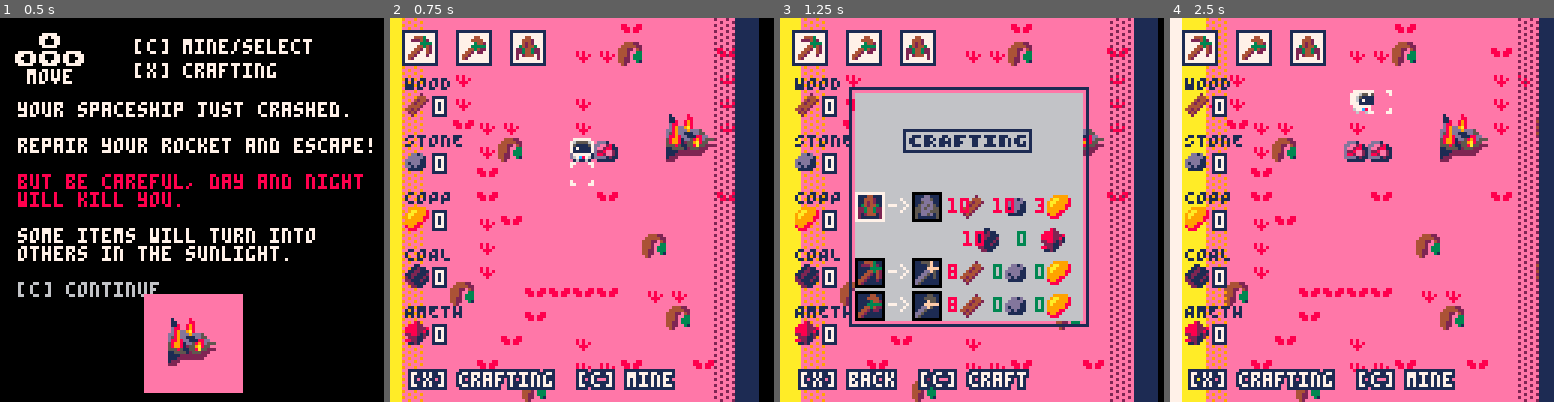
Above: before the commit, frames 1-4 (left to right).
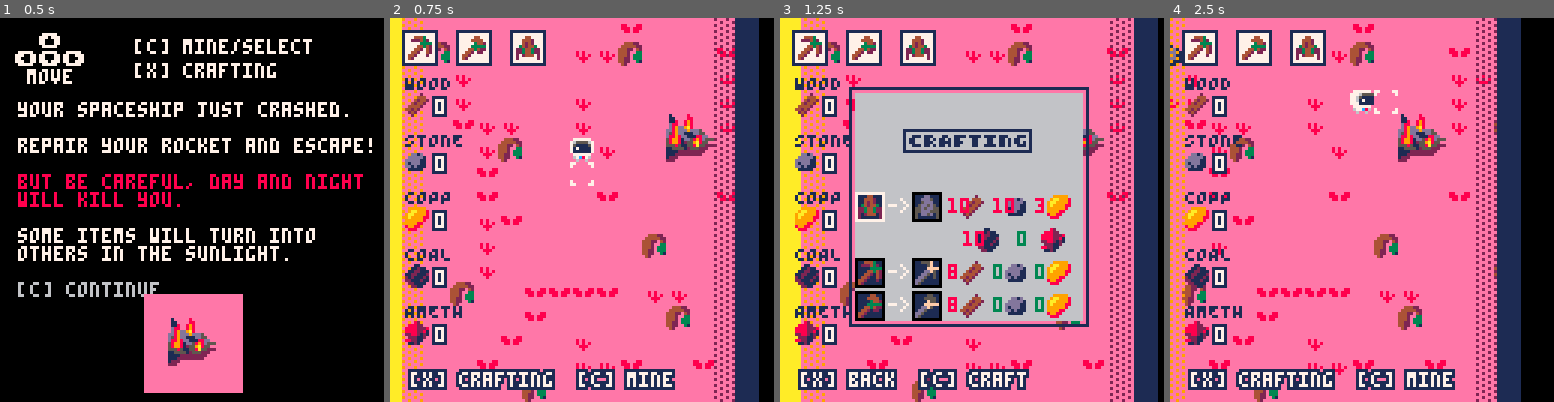
Above: after the commit, the same moments.

Repository: ARKANYOTA/ludumdare47
Game: PICO-8 cartridge arkanv1.p8
The game is run twice, just before and just after one commit, with the same random seed, the same clock (stepped at 60 frames per second) and the same inputs.
Inputs (mouse positions are in pixels of both pictures, inside the frame that each line leads up to):
- Up to frame 1 (0.5 s): tap X (X key) at 0.33 s
- Up to frame 2 (0.75 s): click (670, 121) at 0.67 s; tap O (Z key) at 0.7 s
- Up to frame 3 (1.25 s): tap X (X key) at 1.07 s; click (826, 267) at 1.22 s
- Up to frame 4 (2.5 s): hold Right 1.6-2.1 s; tap O (Z key) at 1.7, 2.1 s; click (1277, 114) at 1.77 s; tap X (X key) at 1.85 s; hold Up 2.15-2.42 s; click (1342, 259) at 2.32 s; hold Right from 2.47 s (still down)

Frame 1 is identical in both runs. In frame 2, 0.4% of the frame differs, in the area x 12-60%, y 6-38%; in frame 3, 0.1%; in frame 4, 33%, in the area x 0-100%, y 0-100%.

Commit message:
html + bin vers

Diff:
--- a/arkanv1.p8
+++ b/arkanv1.p8
@@ -94,7 +94,7 @@
 --init update
 function _init()
  poke(0x5f2d,1)
- menuitem(1,"unlock harder", hardmod)
+ menuitem(1,"unlk harder mode", hardmod)
  --stars
  nbstars=rnd(30)+50
  for i=0,nbstars do
@@ -103,6 +103,7 @@
 end
 
 function hardmod()
+	sfx(0)
 	lvl = 2
 end
 function _update60()
@@ -426,8 +427,21 @@
 		mat=mget(cux\8,cuy\8)
 		mat_name=mta[mat-79]
 		if ismat(mat) then
+				for ix=-1,1 do
+		  		for iy=-1,1 do
+		  			color(1)
+		  			printui(mat_name,95+ix,105+iy,1)
+		  		end
+		  end
+		  color(7)
 		  printui(mat_name,95,105)
 		  if canmine(mat)==true then
+		  		for ix=-1,1 do
+		  			for iy=-1,1 do
+		  			 printui((((gettime(mat)/6)\1)/10).."S",100+ix,113+iy,1)
+		  			end
+		  		end
+		  		color(7)
 		    printui((((gettime(mat)/6)\1)/10).."S",100,113)
 		  else
 		    local t=gettool(mat)
@@ -1294,14 +1308,14 @@
 555505055055000555500000bbbb0b0bb0bb000bbbb0000000001c9aa777a99999999e7cccccc7ee77777e77ee77777e77eeeeee77c7eeeee7c7ee7ccc7e7c10
 00000000000000000000000000000000000000000000000000001c9aa777a99999eef77cccccc7eeeeeeee77eeeeeeee7c77eeeeee77ee777cc7ee7777ee7c10
 000000000000000000000000bbbbbbbbbbbbbbbbbbb0000000001c9aa777a999eeeeee7cccccc78877777877887777787ccc77788877887cccc788888887c100
-0066000000aa00000000000000000000000000000000000000001c9aa777a9922eeeeef7c77777887ccc7877887ccc787777ccc78877887cccc78888887c1000
-0066000000aa000000a0000000000000000000000000000000001c9aaa77a92222222eeef78877887c1c7877887ccc787788777888778877777788778887c100
-0066666600aaaaaaaaa0000000000000000000000000000000001c9aaaaaaa9999999a788887c7887c1c7877887ccc787788888887c788888887887c78887c10
-0066666600aaaaaa0aaa00a0000000000000000000000000000001c9aaaaaaa99999acc7777cc7777c1c7777777ccc777c7777777cc777777777777c77777c10
-66666600aaaaaa000a00aaa00000000000000000000000000000001c9aaaaaaa999ac11cccc11cccc11c77777777ccc77777777cc11cccccccccccc1ccccc100
-66666600aaaaaa0000000aaa00000000000000000000000000000001c9aaaaaaa9ac10011110011111c7eeeeeeee7cc7eeeeeee7c10111111111111011111000
-000066000000aa0000000a00000000000000000000000000000000001c9999999ac10000000000001c7eee77777ee7c7ee77777c100000000000000000000000
-000066000000aa00000000000000000000000000000000000000000001cccccccc100000000000001c7ee7ccccc7e7c7ee7cccc1000000000000000000000000
+00000000000000000000000000000000000000000000000000001c9aa777a9922eeeeef7c77777887ccc7877887ccc787777ccc78877887cccc78888887c1000
+00666600008888001022220100000000000000000000000000001c9aaa77a92222222eeef78877887c1c7877887ccc787788777888778877777788778887c100
+06666660088828801222121100000000000000000000000000001c9aaaaaaa9999999a788887c7887c1c7877887ccc787788888887c788888887887c78887c10
+006006600282088001210210000000000000000000000000000001c9aaaaaaa99999acc7777cc7777c1c7777777ccc777c7777777cc777777777777c77777c10
+0060066000800880002002200000000000000000000000000000001c9aaaaaaa999ac11cccc11cccc11c77777777ccc77777777cc11cccccccccccc1ccccc100
+06666600088888000222220000000000000000000000000000000001c9aaaaaaa9ac10011110011111c7eeeeeeee7cc7eeeeeee7c10111111111111011111000
+056500000282000001210000000000000000000000000000000000001c9999999ac10000000000001c7eee77777ee7c7ee77777c100000000000000000000000
+0000000000000000000000000000000000000000000000000000000001cccccccc100000000000001c7ee7ccccc7e7c7ee7cccc1000000000000000000000000
 000000000000000000000000000000000000000000000000000000000011111111000000000000001c7ee7ccccc7e7c7ee7c1110000000000000000000000000
 000000000000000000000000000000000000000000000000000000000000000000000000000000001c7ee7ccccc7e7c7ee7ccc10000000000000000000000000
 000000000000000000000000000000000000000000000000000000000000000000000000000000001c7ee7ccccc7e7c7ee7777c1000000000000000000000000
@@ -1460,20 +1474,20 @@
 0000000000000000000000000000000000000000000000000000000000000000000000000000000000000000000000000000000000000000000000000000000000000000000000000000010101010101030303030300000000000101010101010000000000000000000000000000000001010300000000000000000000000000
 0000000000000000000000000000000000000000000000000000000000000000000000000000000000000000000000000000000000000000000000000000000000000000000000000000000000000000000000000000000000000000000000000000000000000000000000000000000000000000000000000000000000000000
 __map__
-4141414141414141414140414141414141414141414141414141414141414141414141414141404141414141414140414141514241404042414141414141414041414141414142414141514141414141414141414141414141414141414141414040414071714141414141414141414141414040414141414141414140404141
-4141414141414141424250414141404141414141414141414141414141414141414141414141414141414141414141414141414141414141414141414141414140414141414040404241414141414141414040414153404040404141414141414141414171714140414141414141414141414141404141414141534141414141
-4141414241414141414141414141424242424141414140414141424242414141414141414141414141414141414141414141414141414141414141404141414141414141414141414141404141414141414141404141404141414141414140414141414171714141424241415340414141414141414041414141414141414141
-4141424241414141424141414141424141414141415141414142424141414141414141414141414141404141707070707070704141414141414142414141414141404141414153414141414141414141414141414141414140404041414141414141414171717040404141414141414141414141424041414141414041414141
-4141414042424141424141414a4b424141414141414141414141414141414140414041415140414141404141717171717171714041414141404241414141414141404140414141414141414140404040414141414141414141404141414141404153414141717141414141414141414041414141427070704170707041414140
-4141414142504141545441415a5b414141414141414141414141404141414141414141414141414141404141717141414171714141414142424141414141414141404140404141414141414153414141414141414141414040404141414141414140414141717141414141414141414141414141427141717071417141414141
+4141414141414141414140414141414141414141414141414141414150414141414141414141404141414141414140414141514241404042414141414141414041414141414142414141514141414141414141414141414141414141414141414040414071714141414141414141414141414050414141414141414140404141
+4141504141414141424250414141404141414141414141414141414141414141414141414141414141414141414141414141414141414141414141414141414140414141414050404241414141414141414040414153404040404141414141414141414171714140414141414141414141414141404141414141534141414141
+4141414241414141414141414141424242424141414140414141424242414141414141414141414141414141414141414141414141414141414141404141414141414141414141414141404141414141414141404141404141414141415040414141414171714141424241415340414141414141414041414141414141415041
+4141424241414141424141414141424141414141415141414142425041414141414141414141414141504141707070707070704141414141414142414141414141404141414153414141414141414141414141414141414140404041414141414141414171717040404141414141414141414141424041414141414041414141
+4141414042424141424141414a4b424141414141414141414141414141414140414041415140414141404141717171717171714041414141404250414141414141404140414141414141414140404040414141414141414141404141414141404153414141717141414141414141414041414141427070704170707041414140
+4141414142504141414241415a5b414141414141414141414141404141414141414141414141414141404141717141414171714141414142424141414141414141404140404141414141414153414141414141414141414040404141414141414140414141717141414141414141414141414141427141717071417141414141
 4141414140414141414141414141414141417070704140414141414140414141414141414141414141404141717141414171714141414142414141414141414170707041414141414041414141414141707070704141414141414141414241414141414141717141414141414141414141414141427170714071707141404141
-4141414140414141414041414141404141417171717070414141414141414041414141414141414141404141717170707071714141414142414141414140424171717141414141414041414141417070717171714141414141414141414142414141404141717141414141414141414141414141414141414141414141404142
-4141414142404141414141414141414141414171717171414141414141414140404141414141414141424241717171717171714141404041414141414141424141414141424141414141414141707171717171714141414041414141414141404141414141417141414040414141414141414142414141414141414141414153
-4141414142414141414141504141414141414171717171414141414141414142414141414141404242414140414241404141414141424141414141414141514241414141414141414141414141717171717141414141414041414141414141414141414141417141414141414141414141414141424141414141404041414142
+4141414140414141414041414141404141417171717070414141414141414041414141414141414141404141717170707071714141414142414141414140424171717141414141414041414141417070717171714141414141414141414042414141404141717141414141414141414141414140414141414141414141404142
+4141414142404141414141414141414141414171717171414141414141414140404141414141414141424241717171717171714141404041414141414141424141414141424141414150414141707171717171714141414041414141414141404141414141417141415040414141414141414142414141414141414141414153
+4141414142414141414141504141414141414171717171414141414141414142504141414141404242414140414241404141414141424141414141414141514241414141414141414141414141717171717141414141414041414141414141414141414141417141414141414141414141414141424141414141404041414142
 4141414142414141414141414141414150414041414141414041414141414141414241414141414141414141414140414041415342424141414141414141414240414141414141414141414141717171717140404141414041414141414141414141414141414141414141414141404141414141414241534141414140404141
-4141415041414040404041424241414141414040414141414041414141414241414141414141404141414141414141414141414241414141414141414141414141404141414141414141414141717171717141414141414141414141414140414141414041414141414140414040414141414141414141424041414141414141
-4141414141414041414141415041414141414141414141414041414141414241414141414141414041414141414141414141414141404141414141414141404040414141404141415141414141424141414141414141414141414141415341414141414041414141404041414141415341414141414140414142414141414041
-4141414141404141424141414141414140414141414141414151414141414141414141514141414041414141414141414151414141414141414141414140404141414141414141414141414141404141414141414141414141414141404041414141414141414141414141414141414141424141414041414141414141414141
+4141415041414040404041424241414141414040414141414041504141414241414141414141404141414141414150414141414241414141414141415041414141404141414141414141414141717171717141414141414141414141414140414141414041414141414140414040414141414141414141424041414141414141
+4141414141414041414141415041414141414141414141414041414141414241414141414141414041414141414141414141414141404141414141414141404040414141404141415141414141424141414141414141414141504141415341414141414041414141404041414141415341414141414140414142414141414041
+4141414141404141424141414141414140414141414141414151414141414141414141514141414041414141414141414151414141414141414141414140404141414141414141414141414141404141414141414141414141414141404041414141414141414141414141414141414150424141414041414141414141414150
 4141414140414141424240414140414141414141414141414141414141414141414141404141414141414141414140414141414141414141414141404141414141414141414141414141414141414041414141414141534141414141404141414141414141414141414141414141414141414141404141414141414141414141
 4141414141415041414141414141414141414141414141414141414141414141414142424141414141414141414141414141414141414141414141404141414141414141414141414141414141414040414141414141414141414141414141414141415341414141414141414141414141414141414141414141414141414141
 0000000000000000000000000000000000000000000000000000000000000000000000000000000000000000000000000000000000000000000000000000000000000000000000000000000000000000000000000000000000000000000000000000000000000000000000000000000000000000000000000000000000000000
Not shown, changed: the sound effects (__sfx__) section of arkanv1.p8
Not shown, added: chaserofdawn.bin/chaserofdawn.app/Contents/Frameworks/SDL2.framework/Frameworks/hidapi.framework/Versions/A/Resources/AUTHORS.txt
Not shown, added: chaserofdawn.bin/chaserofdawn.app/Contents/Frameworks/SDL2.framework/Frameworks/hidapi.framework/Versions/A/Resources/LICENSE.txt
Not shown, added: chaserofdawn.bin/chaserofdawn.app/Contents/Frameworks/SDL2.framework/Resources/License.txt
Not shown, added: chaserofdawn.bin/chaserofdawn.app/Contents/Frameworks/SDL2.framework/Resources/ReadMe.txt
Not shown, added: chaserofdawn.bin/chaserofdawn.app/Contents/Frameworks/SDL2.framework/Versions/A/Frameworks/hidapi.framework/Versions/A/Resources/AUTHORS.txt
Not shown, added: chaserofdawn.bin/chaserofdawn.app/Contents/Frameworks/SDL2.framework/Versions/A/Frameworks/hidapi.framework/Versions/A/Resources/LICENSE.txt
Not shown, added: chaserofdawn.bin/chaserofdawn.app/Contents/Frameworks/SDL2.framework/Versions/A/Resources/License.txt
Not shown, added: chaserofdawn.bin/chaserofdawn.app/Contents/Frameworks/SDL2.framework/Versions/A/Resources/ReadMe.txt
Not shown, added: chaserofdawn.bin/chaserofdawn.app/Contents/Frameworks/SDL2.framework/Versions/Current/Frameworks/hidapi.framework/Versions/A/Resources/AUTHORS.txt
Not shown, added: chaserofdawn.bin/chaserofdawn.app/Contents/Frameworks/SDL2.framework/Versions/Current/Frameworks/hidapi.framework/Versions/A/Resources/LICENSE.txt
Not shown, added: chaserofdawn.bin/chaserofdawn.app/Contents/Frameworks/SDL2.framework/Versions/Current/Resources/License.txt
(and 201 more such lines)
